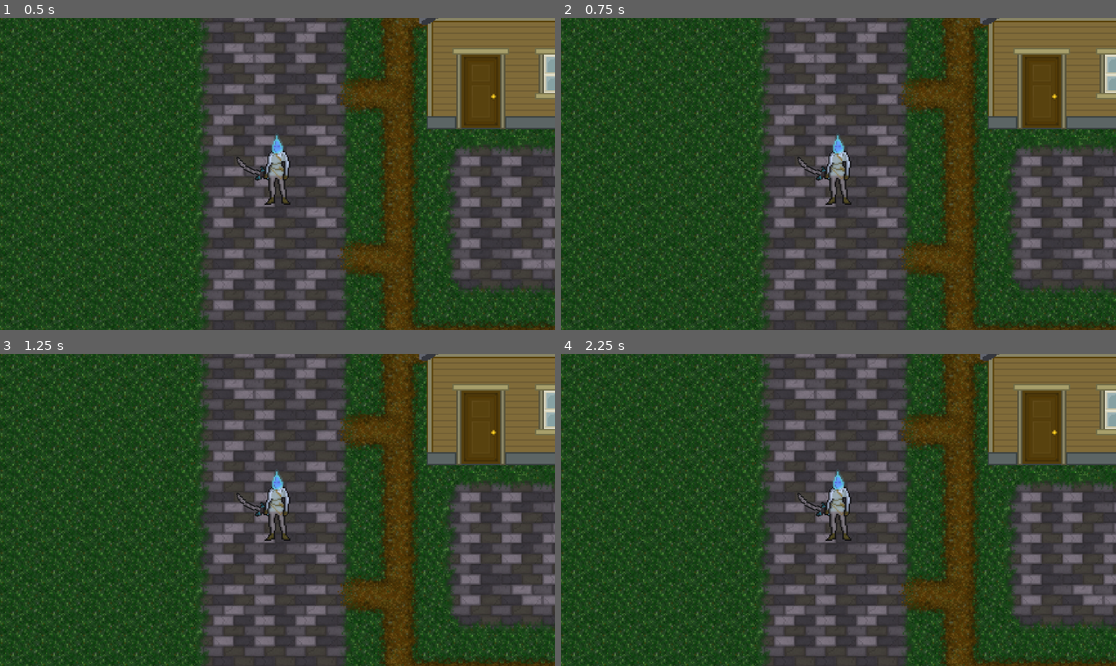
Above: before the commit, frames 1-4 (two rows, left to right).
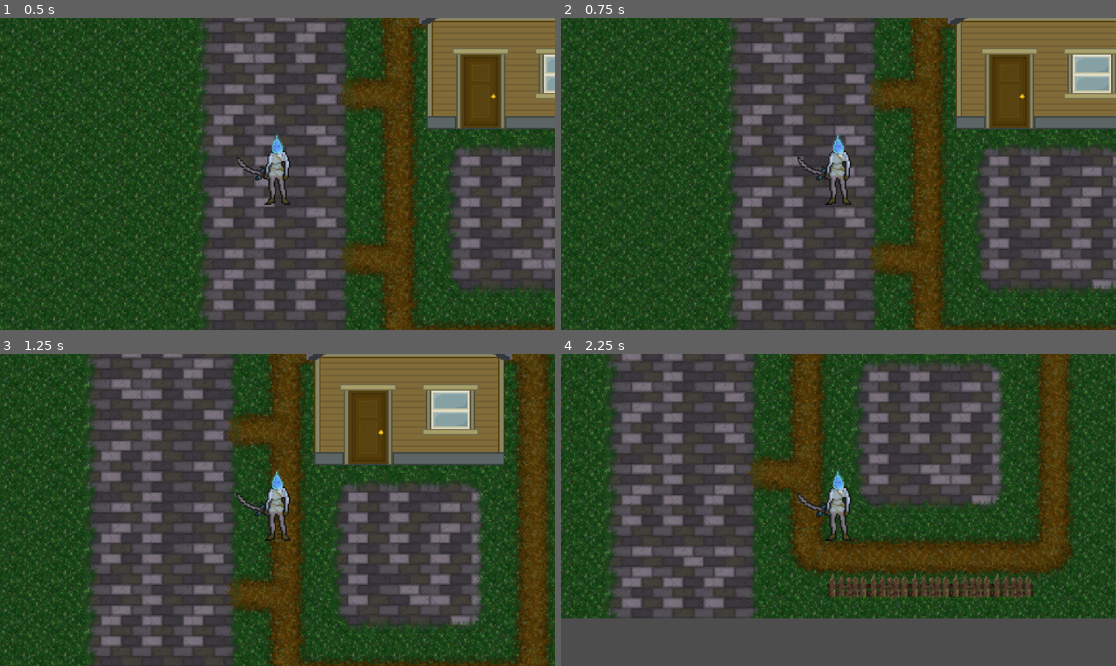
Above: after the commit, the same moments.

Repository: DropTheMag/Eldritch
Game: Godot game, scene res://Main.tscn
Two runs of this game, one before a commit and one after it. Both use one fixed random seed, a clock stepped at 60 frames per second and the inputs below. Before the commit the project starts from res://node_2d.tscn.
Inputs:
- Up to frame 1 (0.5 s): no input
- Up to frame 2 (0.75 s): tap Enter at 0.5 s; hold Right (ui_right) from 0.53 s (still down)
- Up to frame 3 (1.25 s): keep holding Right (ui_right)
- Up to frame 4 (2.25 s): release Right (ui_right) at 1.28 s; hold Down (ui_down) 1.28-2.03 s; hold Right (ui_right) from 2.03 s (still down)

Frame 1 is identical in both runs. In frame 2, 44% of the frame differs, in the area x 0-100%, y 0-100%; in frame 3, 71%; in frame 4, 79%.

Commit message:
Fixed Clay's dumbass mistakes

Diff:
--- a/EldritchPlayer.tscn
+++ b/EldritchPlayer.tscn
@@ -1,9 +1,11 @@
-[gd_scene load_steps=3 format=3 uid="uid://5v7eku1ehhaw"]
+[gd_scene load_steps=4 format=3 uid="uid://5v7eku1ehhaw"]
 
 [ext_resource type="Texture2D" uid="uid://bi8ue4vbablpy" path="res://Sprite-0002.png" id="1_g3o0t"]
+[ext_resource type="Script" path="res://Player.gd" id="1_hbksw"]
 [ext_resource type="Texture2D" uid="uid://bqb8hjbijtap6" path="res://Sword.png" id="2_iwb0i"]
 
 [node name="Player" type="Node2D"]
+script = ExtResource("1_hbksw")
 
 [node name="Character" type="Sprite2D" parent="."]
 z_index = 2
--- a/Player.gd
+++ b/Player.gd
@@ -1,6 +1,6 @@
-extends Sprite2D
+extends Node2D
 
-var speed = 100
+var speed = 125
 
 # Called every frame. 'delta' is the elapsed time since the previous frame.
 func _process(delta):
--- a/project.godot
+++ b/project.godot
@@ -11,7 +11,7 @@
 [application]
 
 config/name="Eldritch"
-run/main_scene="res://node_2d.tscn"
+run/main_scene="res://Main.tscn"
 config/features=PackedStringArray("4.2", "GL Compatibility")
 config/icon="res://icon.svg"
 
Binary file removed: CharacaterSprite.png
Not shown, removed: CharacaterSprite.png.import
Binary file removed: CharacaterSprite2.png
Not shown, removed: CharacaterSprite2.png.import
Renamed: node_2d.tscn -> Main.tscn
